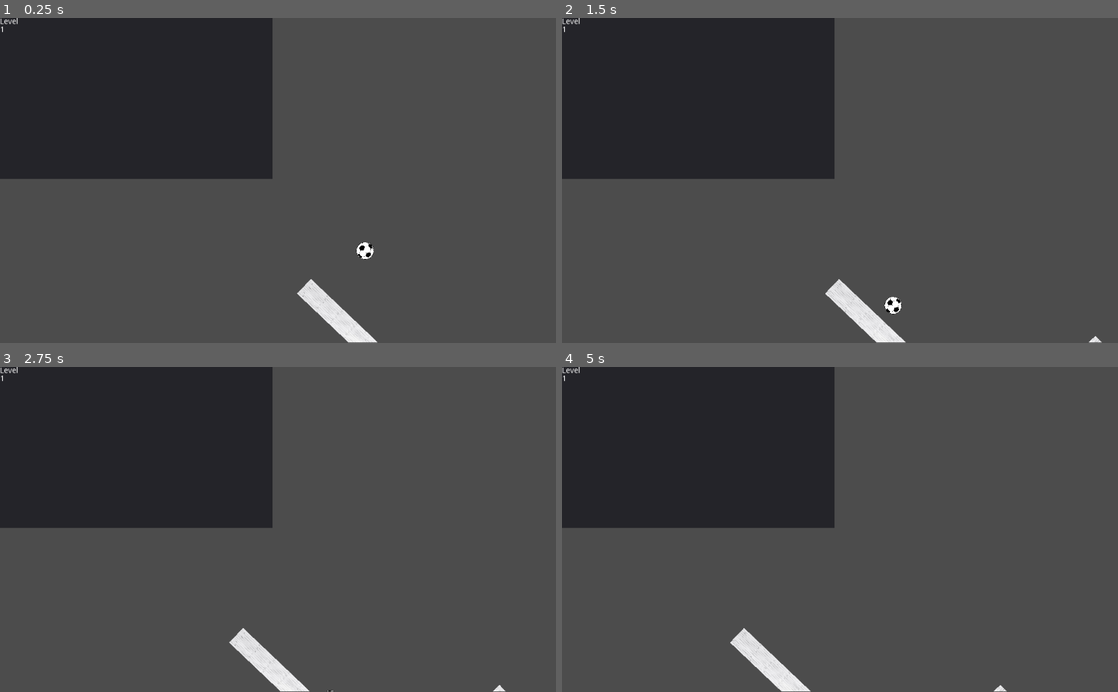
Above: before the commit, frames 1-4 (two rows, left to right).
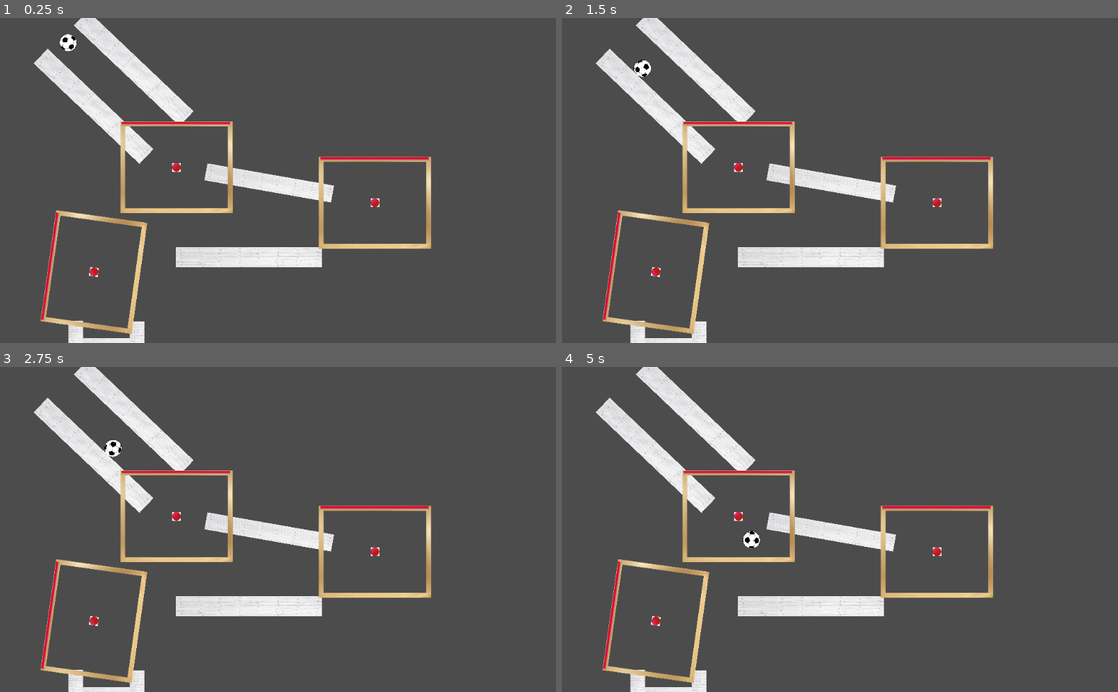
Above: after the commit, the same moments.

Repository: MariusDoe/DropInShapes
Game: Godot game, scene res://Main.tscn
Same seed, same stepped clock (60 frames per second), same inputs: the game is played once before the commit and once after it. Before the commit the project starts from res://UI.tscn.
Inputs:
- Up to frame 1 (0.25 s): no input
- Up to frame 2 (1.5 s): no input
- Up to frame 3 (2.75 s): no input
- Up to frame 4 (5 s): no input

The runs differ from the first frame. In frame 1, 31% of the frame differs, in the area x 0-78%, y 0-100%; in frame 2, 31%; in frame 3, 31%; in frame 4, 31%, in the area x 0-80%, y 0-100%.

Commit message:
added anchors and build testlevel

Diff:
--- /dev/null
+++ b/src/Anchor.tscn
@@ -0,0 +1,16 @@
+[gd_scene load_steps=3 format=2]
+
+[ext_resource path="res://Anchor.png" type="Texture" id=1]
+[ext_resource path="res://Rahmen.png" type="Texture" id=2]
+
+[node name="Anchor" type="Node2D"]
+
+[node name="Position2D" type="Position2D" parent="."]
+
+[node name="Sprite" type="Sprite" parent="."]
+scale = Vector2( 0.04, 0.04 )
+texture = ExtResource( 1 )
+
+[node name="Sprite2" type="Sprite" parent="."]
+scale = Vector2( 0.3, 0.3 )
+texture = ExtResource( 2 )
--- a/src/Ball.tscn
+++ b/src/Ball.tscn
@@ -8,7 +8,7 @@
 [node name="Ball" type="Node2D"]
 
 [node name="RigidBody2D" type="RigidBody2D" parent="."]
-position = Vector2( 180.38, 26.7229 )
+position = Vector2( -1.02667, 0 )
 mass = 10.0
 
 [node name="Sprite" type="Sprite" parent="RigidBody2D"]
--- a/src/Main.tscn
+++ b/src/Main.tscn
@@ -1,22 +1,51 @@
-[gd_scene load_steps=3 format=2]
+[gd_scene load_steps=4 format=2]
 
 [ext_resource path="res://Ball.tscn" type="PackedScene" id=1]
 [ext_resource path="res://Obstacle.tscn" type="PackedScene" id=2]
+[ext_resource path="res://Anchor.tscn" type="PackedScene" id=3]
 
 [node name="Main" type="Node2D"]
 
 [node name="Ball" parent="." instance=ExtResource( 1 )]
+position = Vector2( 126.561, 42.6665 )
 
 [node name="Obstacle" parent="." instance=ExtResource( 2 )]
-position = Vector2( 165.285, 187.97 )
+position = Vector2( 246.285, 92.9697 )
 rotation = 0.760963
 scale = Vector2( 1, 0.2 )
 
+[node name="Obstacle4" parent="." instance=ExtResource( 2 )]
+position = Vector2( 172.285, 162.97 )
+rotation = 0.760963
+scale = Vector2( 1, 0.2 )
+
+[node name="Obstacle5" parent="." instance=ExtResource( 2 )]
+position = Vector2( 197.218, 609.527 )
+scale = Vector2( 0.5, 0.2 )
+
+[node name="Obstacle6" parent="." instance=ExtResource( 2 )]
+position = Vector2( 139.939, 586.871 )
+scale = Vector2( 0.1, 0.3 )
+
+[node name="Obstacle7" parent="." instance=ExtResource( 2 )]
+position = Vector2( 252.856, 588.304 )
+scale = Vector2( 0.1, 0.3 )
+
 [node name="Obstacle2" parent="." instance=ExtResource( 2 )]
-position = Vector2( 468.607, 293.204 )
-rotation = -0.762709
+position = Vector2( 458.397, 441.73 )
 scale = Vector2( 1, 0.2 )
 
 [node name="Obstacle3" parent="." instance=ExtResource( 2 )]
-position = Vector2( 265.876, 473.495 )
-scale = Vector2( 1, 0.2 )
+position = Vector2( 495.876, 304.495 )
+rotation = 0.174533
+scale = Vector2( 0.88, 0.17 )
+
+[node name="Anchor" parent="." instance=ExtResource( 3 )]
+position = Vector2( 325.077, 275.587 )
+
+[node name="Anchor2" parent="." instance=ExtResource( 3 )]
+position = Vector2( 690.57, 341.206 )
+
+[node name="Anchor3" parent="." instance=ExtResource( 3 )]
+position = Vector2( 172.913, 468.916 )
+rotation = -1.43117
--- a/src/UI.tscn
+++ b/src/UI.tscn
@@ -1,7 +1,7 @@
 [gd_scene load_steps=4 format=2]
 
-[ext_resource path="res://Main.tscn" type="PackedScene" id=1]
-[ext_resource path="res://MainViewportContainer.gd" type="Script" id=2]
+[ext_resource path="res://MainViewportContainer.gd" type="Script" id=1]
+[ext_resource path="res://Main.tscn" type="PackedScene" id=2]
 [ext_resource path="res://Camera2D.gd" type="Script" id=3]
 
 [node name="UI" type="Control"]
--- a/src/project.godot
+++ b/src/project.godot
@@ -16,7 +16,7 @@
 [application]
 
 config/name="Src"
-run/main_scene="res://UI.tscn"
+run/main_scene="res://Main.tscn"
 config/icon="res://icon.png"
 
 [rendering]
Binary file added: src/Anchor.png
Not shown, added: src/Anchor.png.import
Binary file added: src/Rahmen.png
Not shown, added: src/Rahmen.png.import
Not shown: 1 places in src/UI.tscn that only renumber resources
